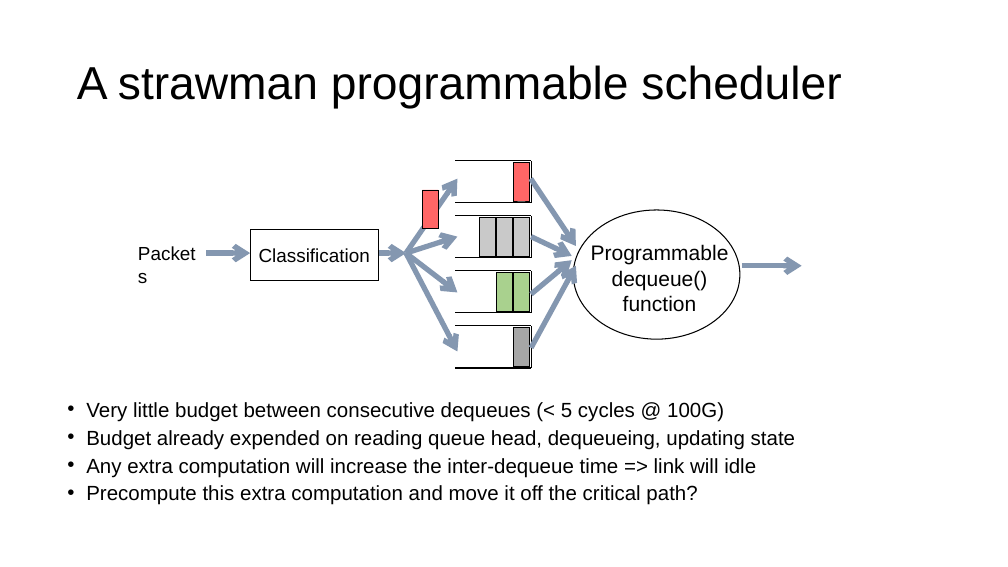
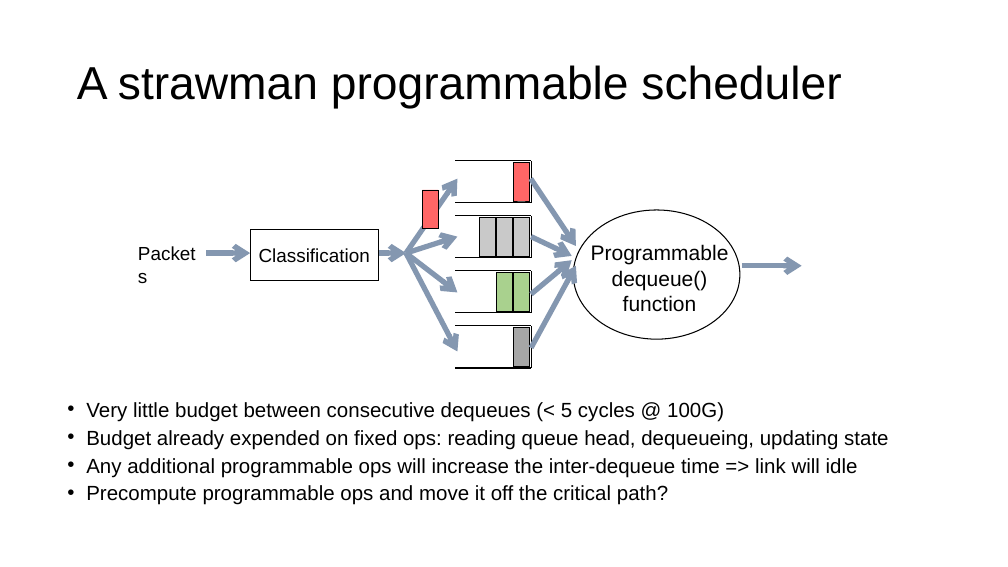
Before and after one commit to anirudhSK/pifo-domino-marple-ppts, a slide deck: slide 13 of combined_domino_pifo.pptx. Drawn at 1008x567 pixels with LibreOffice and Linux fonts; fonts in the diff are those of the drawing. Boxes give left, top, right and bottom in pixels: in the first picture for what was removed or moved away, otherwise in the second. Text is boxed around its words. In the diff, an @@ line names an element or a change of style, - is before the commit and + after.

```diff
--- a/combined_domino_pifo.pptx
+++ b/combined_domino_pifo.pptx
@@ text at [86, 430, 888, 505]: text changed @@
-• Budget already expended on reading queue head, dequeueing, updating state
-• Any extra computation will increase the inter-dequeue time => link will idle
-• Precompute this extra computation and move it off the critical path?
+• Budget already expended on fixed ops: reading queue head, dequeueing, updating state
+• Any additional programmable ops will increase the inter-dequeue time => link will idle
+• Precompute programmable ops and move it off the critical path?
```
Also in this commit, not shown: 3 other slides changed.
